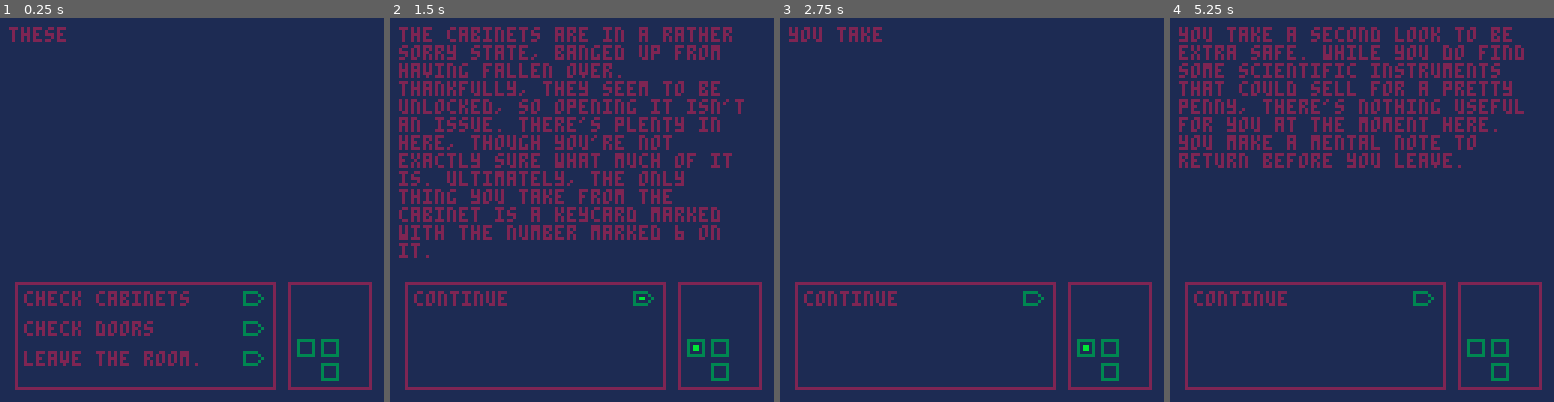
Above: before the commit, frames 1-4 (left to right).
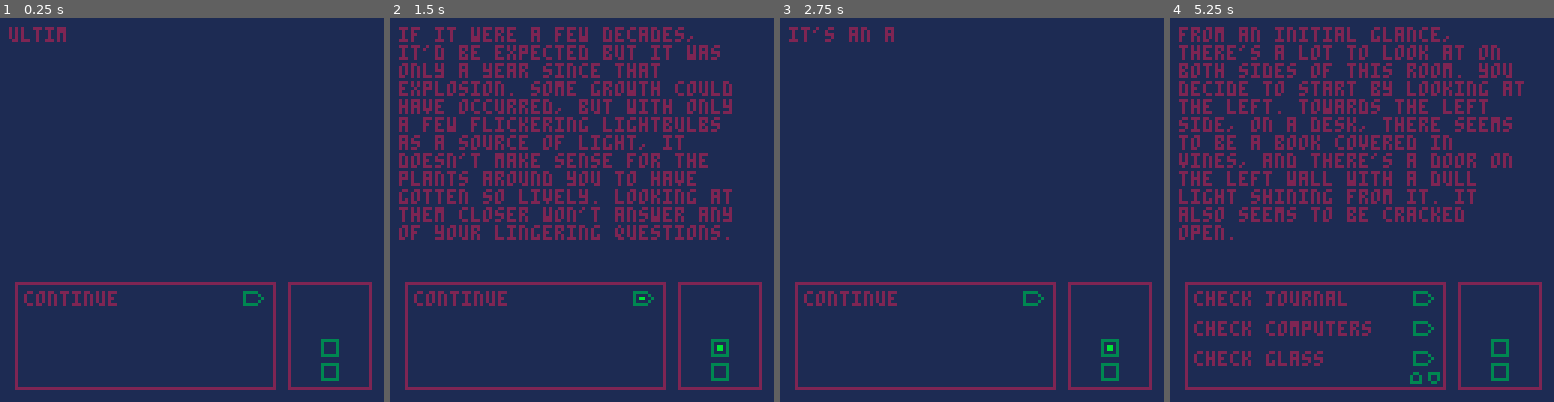
Above: after the commit, the same moments.

Repository: NeoTheSilent/A-Forgotten-Journal
Game: PICO-8 cartridge evastory.p8
The game is run twice, just before and just after one commit, with the same random seed, the same clock (stepped at 60 frames per second) and the same inputs.
Inputs:
- Up to frame 1 (0.25 s): no input
- Up to frame 2 (1.5 s): tap X (X key) at 0.33, 1.07 s; tap O (Z key) at 0.7 s
- Up to frame 3 (2.75 s): tap O (Z key) at 1.7, 2.1, 2.5 s; tap X (X key) at 1.85 s; hold Up 2.15-2.42 s
- Up to frame 4 (5.25 s): tap O (Z key) every 0.4 s from 2.9 to 4.9 s; tap X (X key) at 2.97, 4.08, 5.2 s; hold Down 3.63-3.97 s; hold Up 4.73-5.03 s

The runs differ from the first frame. In frame 1, 2.5% of the frame differs, in the area x 2-83%, y 2-91%; in frame 2, 13%; in frame 3, 0.6%; in frame 4, 16%, in the area x 2-93%, y 2-96%.

Commit message:
v1.11
v1.11 - Fully reworked the previous patches additions. Previous methods to accommodate for 4+ options in a room have been removed due to poor potential for growth on anything past 4 options. Instead, it has been reworked such that if there are more than 3 options, you can scroll through the options to view them all, with a visual indicator to let you know if you can scroll, as well as if there's anything left to check still. This should heavily condense the program and reduce headache for any future changes, and make Events easier to read. Some comments have been removed, and will be readded in a future patch.

Diff:
--- a/evastory.p8
+++ b/evastory.p8
@@ -6,7 +6,7 @@
 		//info for the player
 		player = {}
 				--default is 2
-			 player.room  = 4
+			 player.room  = 5
 		bugtest = false
 
 		--[[
@@ -29,8 +29,6 @@
 		key2=0
 		--located in room 5
 		journal1=0
-		computer1=0
-		door6=0
 
 		--[[
 		it's important to know which
@@ -39,17 +37,17 @@
 		learn which rooms we've already
 		been in.
 		]]--
-		visitedroom={0,1,0,1,1,0,0,0,0}
+		visitedroom={0,1,0,0,0,0,0,0,0}
 		visitedsub ={
 				{},
-				{0,0,0},
-				{0,0,0},
-				{0,0,0},
-				{0,0,0},
-				{0,0,0},
-				{0,0,0},
-				{0,0,0},
-				{0,0,0},
+				{0,0,0,0,0,0},
+				{},
+				{0,0,0,0,0,0},
+				{0,0,0,0,0,0},
+				{0,0,0,0,0,0},
+				{0,0,0,0,0,0},
+				{0,0,0,0,0,0},
+				{0,0,0,0,0,0},
 		}
 		--[[
 		variables for making various
@@ -61,6 +59,8 @@
 		blinktimer = 15
 		blinkmap={001,002}
 		blinksel={003,004}
+		blinkchc={005,006}
+		blinkchc2={007,008}
 
 		//variables for dialogue
 		dialogueselection = 1
@@ -157,6 +157,46 @@
 							},
 							choice = {
 									"check journal",
+								 "check computers",
+								 "check glass",
+									"enter left door.",
+									"enter right door.",
+									"go back upstairs.",
+							},
+							followupchoice = {
+									{
+									"it takes a few moments to pry the journal from the vines, as they were hugging it rather tightly. ultimately, you prevail against mother nature, giving the vine a rather triumphant look as you hold your spoils in your hand... though you realize that you're looking rather silly for boasting against a plant. you decide to open the book, and see if anything is even in it.",
+									"you flip through the pages to see if there's anything you may have missed in the book, but the rest of the pages are illegible.",
+									},
+									{
+										"you check the computers, but it seems that they're broken. they won't turn on, no matter what you press. considering that the room has a number of puddles, this doesn't come as a huge surprise.",
+										"you check again to see if the computers might have somehow started working, but they're still unresponsive.",
+								 },
+								 {
+										"considering that there's a giant pane of glass in front of you, it wouldn't hurt to try and look through it. you spend a few moments trying to look through, the glass has gotten foggy and the lights don't seem to be on considering it's pitch black in there. all you can manage to see is that there's vines near the glass.",
+										"you take a second look to see if anything you've done made it more visible. unfortunately, it didn't and you still can't see anything within."
+								 },
+									{
+									 "you open the left door slowly. it doesn't open easily, you can feel some resistance but it doesn't take much effort to open it. it's a pleasant surprise, considering the state of the facility, it's a miracle that something hadn't fallen over and blocked the door after all. you look inside the room.",
+									 ""
+									},
+									{
+										"the door on the right side seems to be fully intact. a red light is present above the door. furthermore, there seems to be a card scanner to the right. you try using the card that you found upstairs, swiping it through. the scanner flashes red and lets out a negative beep. it seems this won't work, you'll have to find a new card.",
+										"you swipe through the card again, to see if maybe you had done it incorrectly. the scanner rejects this attempt as well. you try once more for good measure, but the scanner flashes red once again. this isn't going to work, in all likelyhood."
+									},
+									{
+										"you just came down here. leaving now would be a waste, as you haven't found anything valuable. it may be safer to leave, but what would be the point?"
+									}
+							}
+					},
+					//room 6 information
+					//do later
+					{
+							dialogue = {
+									"you step into the room carefully. "
+							},
+							choice = {
+									"check journal",
 									"check other side",
 									"enter left room.",
 							},
@@ -174,11 +214,6 @@
 									""
 									},
 							}
-					},
-					//room 6 information
-					{
-							dialogue = {"nothing"},
-							choice = {"nothing"}
 					},
 					//room 7 information
 					{
@@ -268,7 +303,7 @@
 		//holder for room ui
 		rect(96,88,123,123,2)
 
-		//dialogue ui
+		//room ui
 		rect(5,88,91,123,2)
 		//using this to place a grid from the info in room
 		for i = 0, 3 do
@@ -304,76 +339,48 @@
 end
 
 
-function selection(currentselection,x,y,binary)
-		--[[
-		a function to ensure that only
-		the correct option should blink
-		in this case, this means that
-		what the player is choosing to
-		do will blink.
-		]]--
-		if currentselection == dialogueselection and binary
-		then
-				spr(blinksel[swapblinkstate],x,y)
+function selection(blinker,cond1,cond2,x,y)
+		if cond1 and cond2
+		then
+				spr(blinker[swapblinkstate],x,y)
 		else
-				spr(blinksel[1],x,y)
-		end
-end
-
-//function to make sound happen as dialogue plays
-function sound(string)
-		--[[
-		we use ord to check the value of the current character being written.
-		- if it's " ", "," or ".", we don't play sound. furthermore,
-		- if the previous character were one of those,
-		we won't play any sound.
-		- if we're at the end of the string, we won't
-		make any sound since it's over.
-		- finally, we use text scroll's delay to make the sounds
-		happen only when it's just written.
-		]]--
-  if ord(string[textscroll])!=(32 or 44 or 46)
-  and ord(string[textscroll-1])!=(32 or 44 or 46)
-  and textscroll != #string
-  and textscroll % 1 == 0
-		then
-				sfx(00)
+				spr(blinker[1],x,y)
 		end
 end
 
 function choices(item)
-		--[[
-		we must check to see if our
-		choices are currently locked.
-		if they are, we can't do
-		anything. hence, lockchoice
-		]]--
+		//
 		if not lockchoice
 		then
-				--[[
-				we use a for loop to display
-				all possible choices, though
-				for most cases, it should
-				only be 2 or 3
-
-				we print out the choice,
-				then we print out the button
-				that allows it to blink if
-				we're selecting it or not.
-				]]--
-				for i = 1, #item.choice+1 do
-						if item.choice[i]
-						then
-				  		print(item.choice[i],8,81+(i*10))
-				  		selection(i,80,79+(i*10),textscroll == #splitdialogue(currentdialogue))
-						end
-				end
-				--[[
-				this also allows us to choose
-				what branching path we wish to
-				explore. we can only explore if
-				the dialogue has finished displaying
-				]]--
+		//
+				if #item.choice > 3
+				then
+						selection(blinkchc,
+						dialogueselection!=1,
+						textscroll == #splitdialogue(currentdialogue),
+						78,116)
+						selection(blinkchc2,
+						dialogueselection!=#item.choice,
+						textscroll == #splitdialogue(currentdialogue),
+						84,116)
+				//
+				end
+
+				if dialogueselection >= 3
+				then
+						over3 = dialogueselection-3
+				else
+						over3 = 0
+				end
+
+		 	for i = 1, 3 do
+				  		print(item.choice[i+over3],8,81+(i*10))
+				  		selection(blinksel,
+				  		i+over3==dialogueselection,
+				  		textscroll == #splitdialogue(currentdialogue),
+				  		80,79+(i*10))
+				end
+
 				if not disable and textscroll == #splitdialogue(currentdialogue)
 						then
 						if btnp(3) and dialogueselection < #item.choice
@@ -385,15 +392,32 @@
 						end
 				end
 		else
-				--[[
-				if we're locked in the main
-				dialogue, we'll put in a
-				simple 'continue' button
-				to allow the player to
-				move through the dialogue.
-				]]--
 				print("continue",8,91)
-				selection(1,80,89,textscroll == #splitdialogue(currentdialogue))
+				selection(blinksel,
+				true,
+				textscroll == #splitdialogue(currentdialogue),
+				80,89)
+		end
+end
+
+//function to make sound happen as dialogue plays
+function sound(string)
+		--[[
+		we use ord to check the value of the current character being written.
+		- if it's " ", "," or ".", we don't play sound. furthermore,
+		- if the previous character were one of those,
+		we won't play any sound.
+		- if we're at the end of the string, we won't
+		make any sound since it's over.
+		- finally, we use text scroll's delay to make the sounds
+		happen only when it's just written.
+		]]--
+  if ord(string[textscroll])!=(32 or 44 or 46)
+  and ord(string[textscroll-1])!=(32 or 44 or 46)
+  and textscroll != #string
+  and textscroll % 1 == 0
+		then
+				sfx(00)
 		end
 end
 
@@ -720,20 +744,23 @@
 		]]--
 		elseif player.room == 4
 		then
+				//
 				if selectedchoice == 1
 				then
 						key2 = 1
-				end
-
-				if selectedchoice == 2
-				then
-				end
-
+						visitedsub[5][5] = 0
+						story[5].followupchoice[5] =
+							{
+									"you take the new keycard from your pocket and swipe it through the scanner. after a few moments, it lets out a positive sounding beep as the light above the door as well as the scanner flashes green, and the sound of a mechanism unlocking can be heard. it's unlocked now, and all that's left to do now is enter the door.",
+							}
+				end
+				//
 				if selectedchoice == 3
 				then
 						visitedsub[4][3] = 0
+						visitedsub[5][4] = 0
 						story[5].dialogue[6] = "this observation room seems to be no different than when you had left it a few minutes ago. you carefully walk through the room, avoiding stepping on any vines while you consider your options."
-				  story[5].followupchoice[3] =
+				  story[5].followupchoice[4] =
 							{
 					    "thinking that you may have missed something, you decide to check out the room on the left one more time, walking in slowly and carefully.",
 					    "",
@@ -746,179 +773,21 @@
 		]]--
 		elseif player.room == 5
 		then
-				--[[
-				we are marking that the
-				player has checked these
-				locations if they actually
-				check them.
-				]]--
 				if selectedchoice == 1
 				then
-						if direction == "right"
-						and computer1 == 0
-						then
-								computer1 = 1
-						elseif direction == "left"
-						and journal1 == 0
-						then
-								journal1 = 1
-						end
-				end
-				if selectedchoice == 2
-				then
-				--[[
-				we change the dialogue to
-				ensure we can turn around
-				and have more than 3 options
-				for a given room.
-
-				in theory, we can have up
-				to 12 checks for a given room
-				by looking up down left or
-				right.
-
-				due to how our events
-				currently work, we must
-				always ensure that the
-				room is marked as "unentered"
-				otherwise it won't repeat events.
-
-				that will need to be bugfixed.
-				]]--
-						visitedsub[5][2] = 0
-				--[[
-				we also need to ensure each
-				room isn't marked as "entered"
-				if it hasn't been entered.
-				]]--
-						if direction == "left"
-						then
-								if computer1 == 0
-								then
-										visitedsub[5][1] = 0
-								else
-										visitedsub[5][1] = 1
-								end
-								story[5].dialogue[6] = "as you look on the right side, there seems to be a few computers as well that may be worth checking. you can also see that along the right wall, there seems to be a door with a red light above the doorframe."
-								story[5].choice[1] = "look at computers"
-								story[5].followupchoice[1] =
-								{
-										"you check the computers, but it seems that they're broken. they won't turn on, no matter what you press. considering that the room has a number of puddles, this doesn't come as a huge surprise.",
-										"you check again to see if the computers might have somehow started working, but they're still unresponsive.",
-								}
-								--[[
-								acess to room 6
-								we must switch sides
-								to go to the next room
-								so after leaving room 4
-								this check should always
-								happen
-								]]--
-								if key2 == 1
-								then
-										visitedsub[5][3] = 0
-										story[5].followupchoice[3] =
-										{
-												"you take the new keycard from your pocket and swipe it through the scanner. after a few moments, it lets out a positive sounding beep as the light above the door as well as the scanner flashes green, and the sound of a mechanism unlocking can be heard. it's unlocked now, and all that's left to do now is enter the door.",
-											 "",
-										}
-								else
-										if door6 == 0
-										then
-												visitedsub[5][3] = 0
-										end
-										story[5].followupchoice[3] =
-										{
-												"the door on the right side seems to be fully intact. a red light is present above the door. furthermore, there seems to be a card scanner to the right. you try using the card that you found upstairs, swiping it through. the scanner flashes red and lets out a negative beep. it seems this won't work, you'll have to find a new card.",
-												"you swipe through the card again, to see if maybe you had done it incorrectly. the scanner rejects this attempt as well. you try once more for good measure, but the scanner flashes red once again. this isn't going to work, in all likelyhood."
-										}
-								end
-
-								story[5].choice[3] = "enter right room"
-								direction = "right"
-								return true
-						elseif direction == "right"
-						then
-								--[[
-								ensuring that checks
-								from one side of the
-								room don't affect the
-								other side.
-								]]--
-								if journal1 == 0
-								then
-										visitedsub[5][1] = 0
-								else
-										visitedsub[5][1] = 1
-								end
-								--[[
-								the best way to check
-								if we've entered a room
-								before is by using
-								visitedroom. thus,
-								we can use that to
-								set the correct dialogue
-								each time we switch.
-								]]--
-								visitedsub[5][3] = 0
-								if visitedroom[4] == 0
-								then
-										story[5].followupchoice[3] =
-								  {
-								    "you open the door slowly. it resists slightly, though it comes as little surprise considering the state of the room. it's a miracle that something hadn't fallen over and blocked the door after all. you look inside the room.",
-								    "",
-								  }
-								else
-								  story[5].followupchoice[3] =
-								  {
-								    "thinking that you may have missed something, you decide to check out the room on the left one more time, walking in slowly and carefully.",
-								    "",
-								  }
-								end
-								story[5].dialogue[6] =	"as you look on the left side. on a desk, there seems to be a book covered in vines, and there's a door on the left wall with a dull light shining from it. it also seems to be cracked open."
-								story[5].choice[1] = "check journal"
-								story[5].followupchoice[1] =
-								{
-										"it takes a few moments to pry the journal from the vines, as they were hugging it rather tightly. ultimately, you prevail against mother nature, giving the vine a rather triumphant look as you hold your spoils in your hand... though you realize that you're looking rather silly for boasting against a plant. you decide to open the book, and see if anything is even in it.",
-									 "you flip through the pages to see if there's anything you may have missed in the book, but the rest of the pages are illegible.",
-								}
-								story[5].choice[3] = "enter left room"
-								direction = "left"
-								return true
-						end
-				end
-				--[[
-				while room movement is
-				usually locked for most rooms,
-				i.e: "you can only move
-				this way", room 5 lets the
-				player choose which room they
-				wish to go to, so depending
-				if certain triggers are set,
-				they can go to a number of rooms.
-
-				initially: they can go to
-				room 4 without any issue, but
-				room 6 requires a key.
-
-				i have yet to implement the key
-				that is my next goal.
-				]]--
-			 if selectedchoice == 3
+						journal1 = 1
+				end
+			 if selectedchoice == 4
 		  then
-						if direction == "left"
-						then
-								player.room = 4
-						elseif direction == "right"
-						then
-								if key2 == 1
-								then
-										player.room = 6
-								end
-								door6 = 1
-						end
-				end
-		end
+						player.room = 4
+				end
+				if selectedchoice == 5
+				and key2 == 1
+				then
+						player.room = 6
+				end
+		end
+		dialogueselection = 1
 end
 -->8
 -- dialogue splitter
@@ -1028,10 +897,10 @@
 __gfx__
 00000000000000000000000000000000000000000000000000000000000000000000000000000000000000000000000000000000000000000000000000000000
 00000000033333300333333000000000000000000000000000000000000000000000000000000000000000000000000000000000000000000000000000000000
-00700700030000300300003003333300033333000000000000000000000000000000000000000000000000000000000000000000000000000000000000000000
-0007700003000030030bb03003000030030000300000000000000000000000000000000000000000000000000000000000000000000000000000000000000000
-0007700003000030030bb03003000003030bb0030000000000000000000000000000000000000000000000000000000000000000000000000000000000000000
-00700700030000300300003003000030030000300000000000000000000000000000000000000000000000000000000000000000000000000000000000000000
+00700700030000300300003003333300033333000003300000033000003333000033330000000000000000000000000000000000000000000000000000000000
+0007700003000030030bb030030000300300003000300300003bb30000300300003bb30000000000000000000000000000000000000000000000000000000000
+0007700003000030030bb03003000003030bb00300300300003bb30000300300003bb30000000000000000000000000000000000000000000000000000000000
+00700700030000300300003003000030030000300033330000333300000330000003300000000000000000000000000000000000000000000000000000000000
 00000000033333300333333003333300033333000000000000000000000000000000000000000000000000000000000000000000000000000000000000000000
 
 
